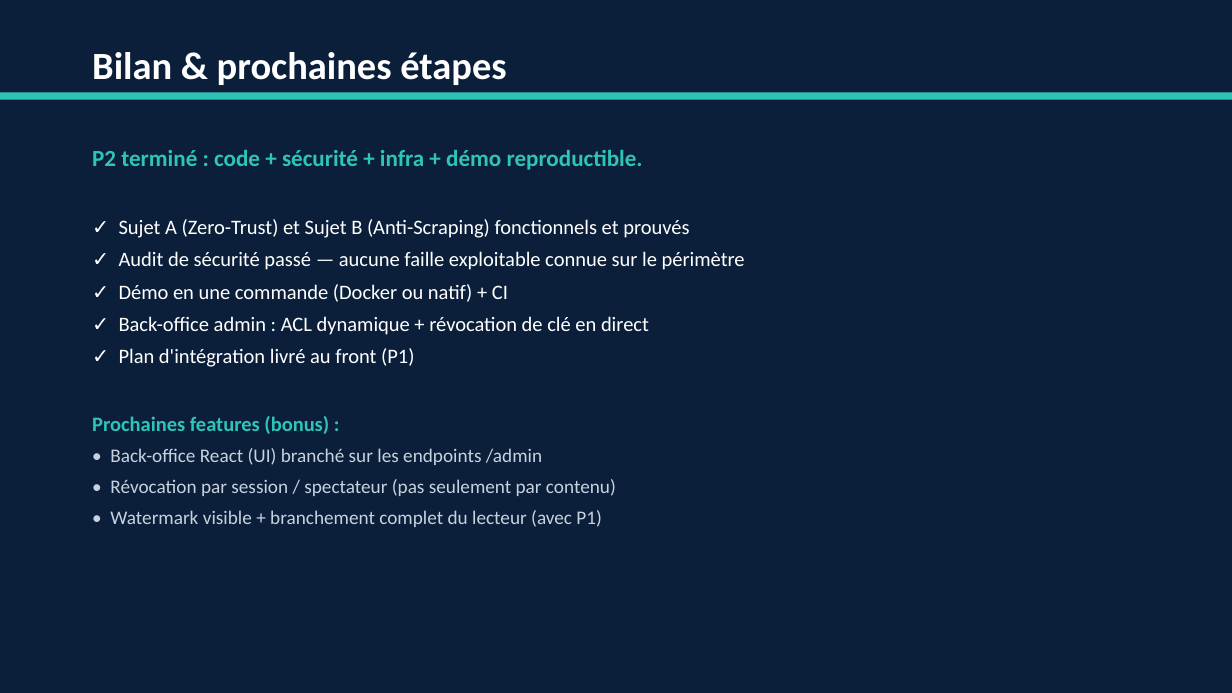
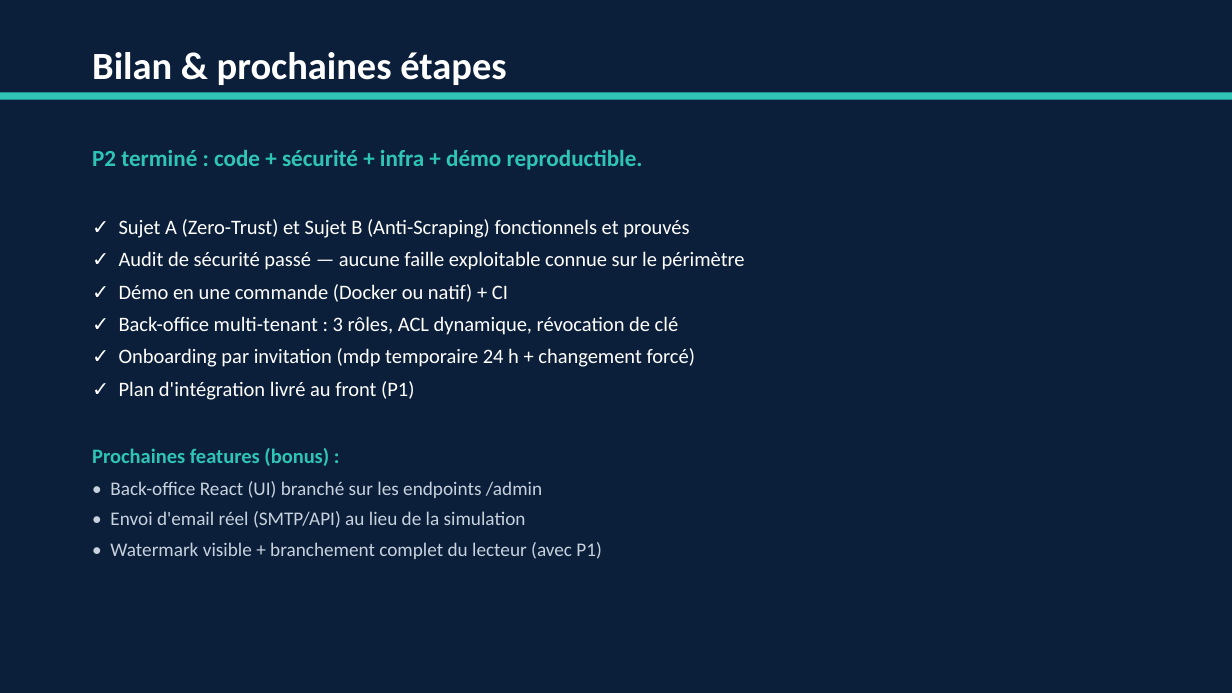
Before and after one commit to EragonRD/hackathon-groupe7, a slide deck: slide 18 of P2-Backend-Soutenance.pptx (slide 16 before the commit). Drawn at 1232x693 pixels with LibreOffice and Linux fonts; fonts in the diff are those of the drawing. Boxes give left, top, right and bottom in pixels: in the first picture for what was removed or moved away, otherwise in the second. Text is boxed around its words. In the diff, an @@ line names an element or a change of style, - is before the commit and + after.

```diff
--- a/P2-Backend-Soutenance.pptx
+++ b/P2-Backend-Soutenance.pptx
@@ text at bbox=[119, 316, 695, 367]: text changed @@
-✓ Back-office admin : ACL dynamique + révocation de clé en direct
+✓ Back-office multi-tenant : 3 rôles, ACL dynamique, révocation de clé
+✓ Onboarding par invitation (mdp temporaire 24 h + changement forcé)
@@ text at bbox=[110, 511, 526, 528]: text changed @@
-• Révocation par session / spectateur (pas seulement par contenu)
+• Envoi d'email réel (SMTP/API) au lieu de la simulation
```
Also in this commit, not shown: 1 other slide changed, 2 slides added.
